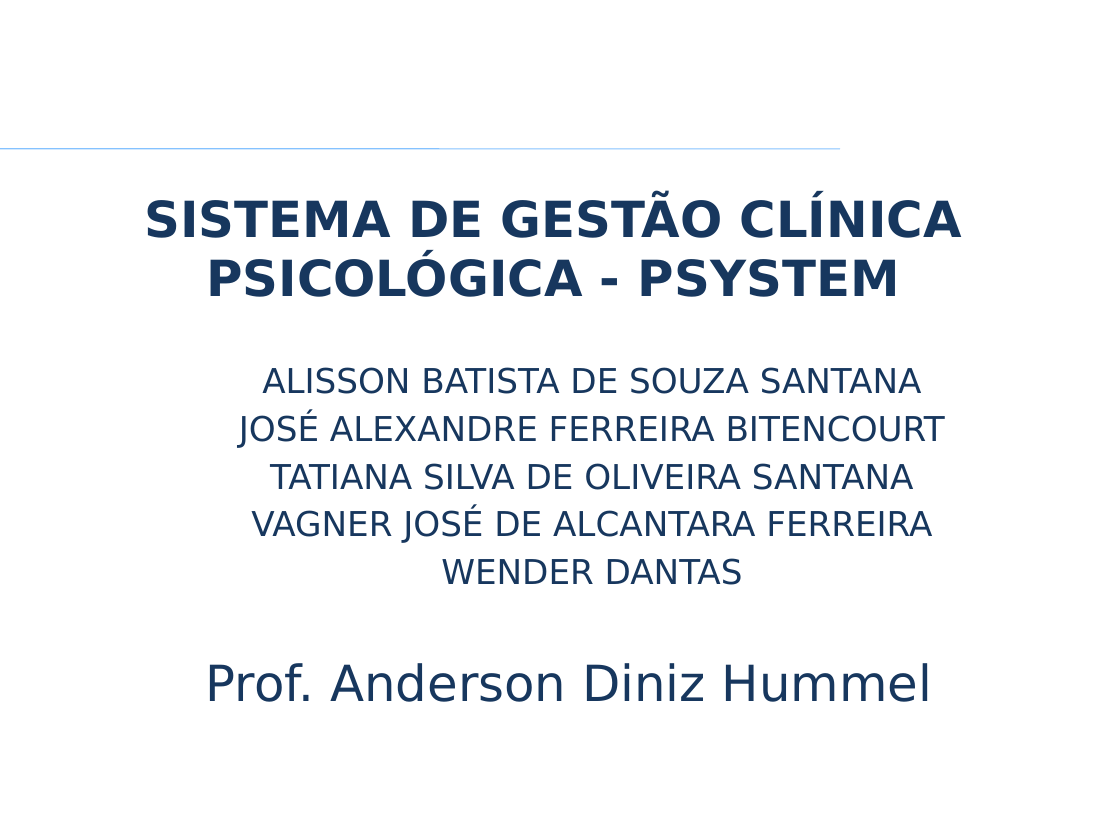
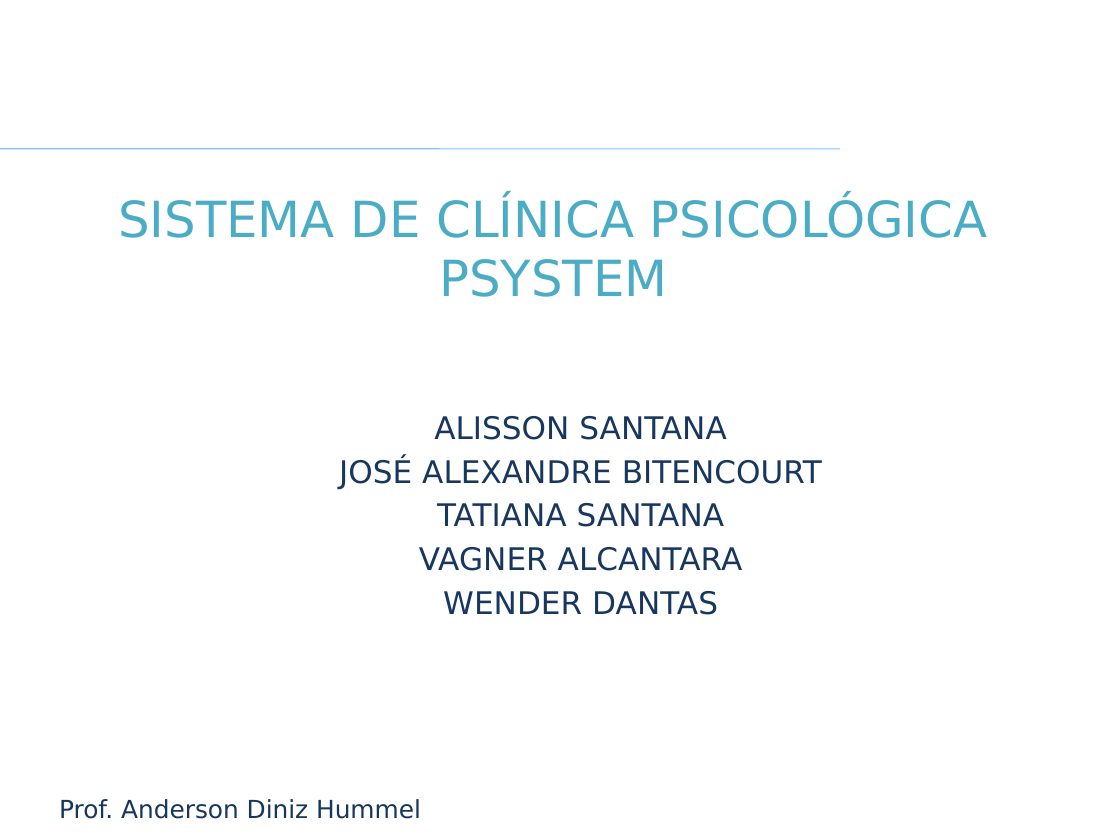
Before and after one commit to VagnerAlcantara/TCC, a slide deck: slide 1 of TCC/5º Encontro/2017-Apresentacao Psystem.pptx. Drawn at 1120x840 pixels with LibreOffice and Linux fonts; fonts in the diff are those of the drawing; background and template pictures are left out. Boxes give left, top, right and bottom in pixels: in the first picture for what was removed or moved away, otherwise in the second. Text is boxed around its words. In the diff, an @@ line names an element or a change of style, - is before the commit and + after.

```diff
--- a/TCC/5º Encontro/2017-Apresentacao Psystem.pptx
+++ b/TCC/5º Encontro/2017-Apresentacao Psystem.pptx
@@ title at (118, 196, 987, 297): text changed; text colour #17375E to gradient #215968 to #4BACC6 to #93CDDD; bold off @@
-SISTEMA DE GESTÃO CLÍNICA PSICOLÓGICA - PSYSTEM
+SISTEMA DE CLÍNICA PSICOLÓGICA PSYSTEM
@@ text "ALISSON SANTANA": place and size @@
-text "ALISSON SANTANA" at (239, 367, 945, 585)
+text "ALISSON SANTANA" at (339, 416, 822, 615)
@@ text at (339, 416, 822, 571): text changed; size 22 to 20 pt @@
-ALISSON BATISTA DE SOUZA SANTANA
-JOSÉ ALEXANDRE FERREIRA BITENCOURT
-TATIANA SILVA DE OLIVEIRA SANTANA
-VAGNER JOSÉ DE ALCANTARA FERREIRA
+ALISSON SANTANA
+JOSÉ ALEXANDRE BITENCOURT
+TATIANA SANTANA
+VAGNER ALCANTARA
@@ text at (443, 591, 718, 615): size 22 to 20 pt in "WENDER DANTAS" @@
@@ text "Prof. Anderson Diniz Hummel": place and size @@
-text "Prof. Anderson Diniz Hummel" at (206, 663, 932, 702)
+text "Prof. Anderson Diniz Hummel" at (59, 799, 421, 819)
@@ text "Prof. Anderson Diniz Hummel" at (59, 799, 421, 819): size 32 to 16 pt; less space between paragraphs @@
```
Also in this commit, not shown: 37 other slides changed, 2 slides added, 1 slide removed.
